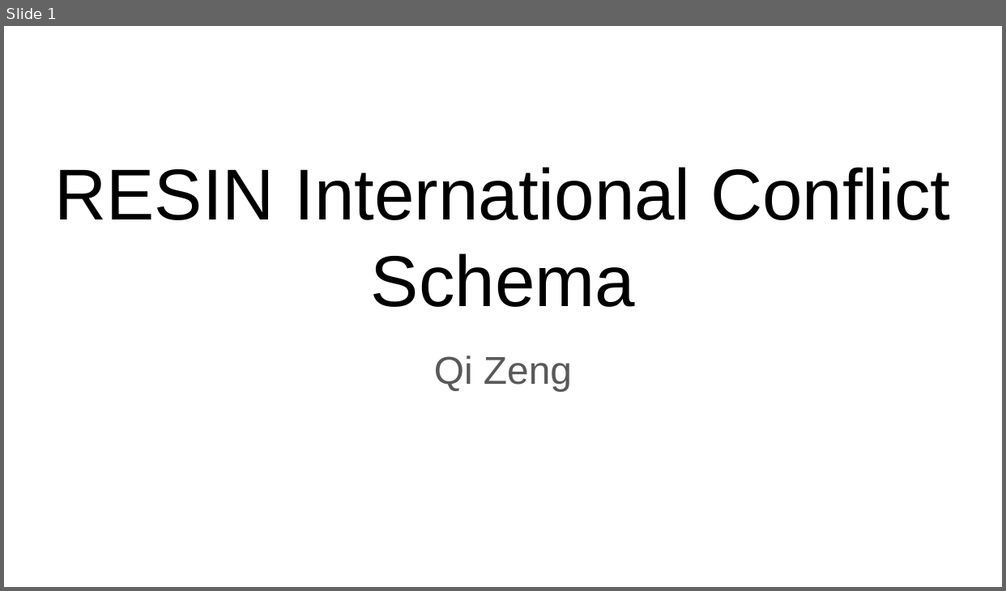
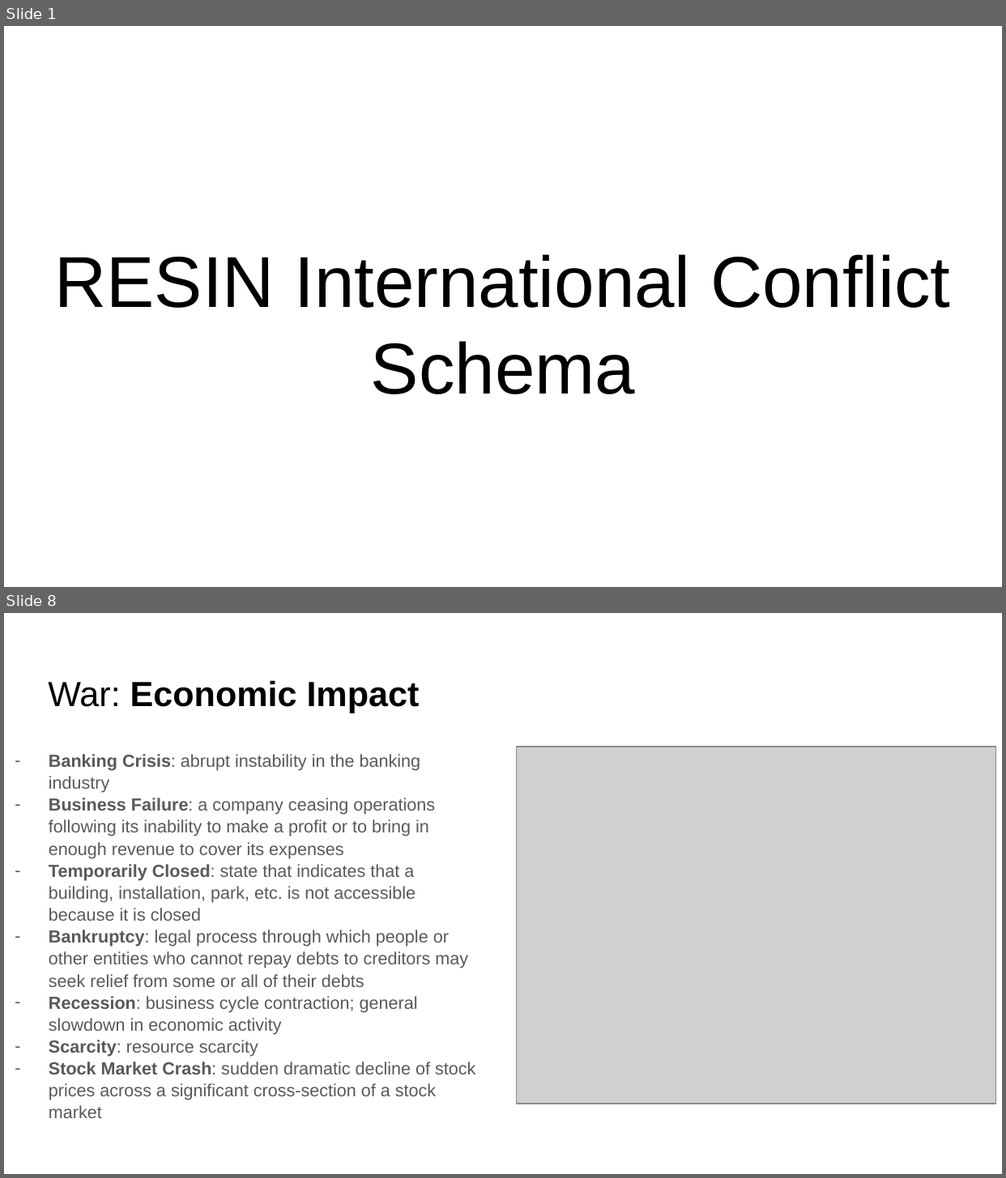
Before and after one commit to RESIN-KAIROS/schemalib, a slide deck: hrf/international_conflict.pptx. Shown one above the other, each under a label of ours: slide 1 before the commit, slides 1 and 8 after it; the slides between them are not shown. The pictures are 1006x591 and 1006x1178 pixels, drawn with LibreOffice and Linux fonts; fonts in the diff are those of the drawing; grey boxes stand for pictures. Boxes give left, top, right and bottom in pixels: in the first picture for what was removed or moved away, otherwise in the second. Text is boxed around its words. In the diff, an @@ line names an element or a change of style, - is before the commit and + after.

Commit message:
update international conflict slides

```diff
--- a/hrf/international_conflict.pptx
+++ b/hrf/international_conflict.pptx
@@ slide 8 added at (4,613,1002,1174), background #FFFFFF @@
@@ title added at (48,680,420,713), 25.2 pt, text #000000, bold @@
+War: Economic Impact
@@ text added at (49,754,475,1118), 12.6 pt, text #595959 @@
+– Banking Crisis: abrupt instability in the banking industry
+– Business Failure: a company ceasing operations following its inability to make a profit or to bring in enough revenue to cover its expenses
+– Temporarily Closed: state that indicates that a building, installation, park, etc. is not accessible because it is closed
+– Bankruptcy: legal process through which people or other entities who cannot repay debts to creditors may seek relief from some or all of their debts
+– Recession: business cycle contraction; general slowdown in economic activity
+– Scarcity: resource scarcity
+– Stock Market Crash: sudden dramatic decline of stock prices across a significant cross-section of a stock market
@@ picture added at (516,747,996,1104) @@
@@ slide 1 changed as well @@
@@ title "RESIN International Conflict Schema": place and size @@
-title "RESIN International Conflict Schema" at (55,167,950,307)
+title "RESIN International Conflict Schema" at (55,254,950,395)
@@ subtitle removed at (434,356,572,391) @@
-Qi Zeng
```
Also in this commit, not shown: 1 other slide changed, 7 other slides added, 2 slides removed.
